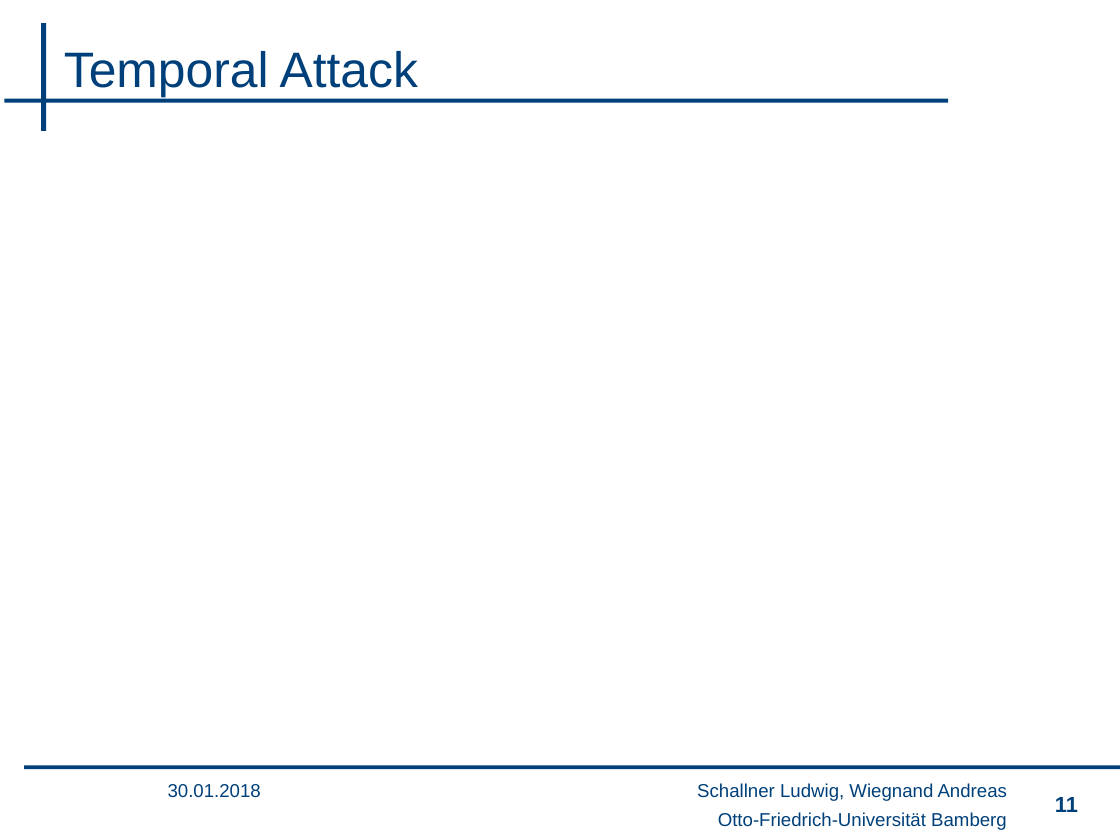
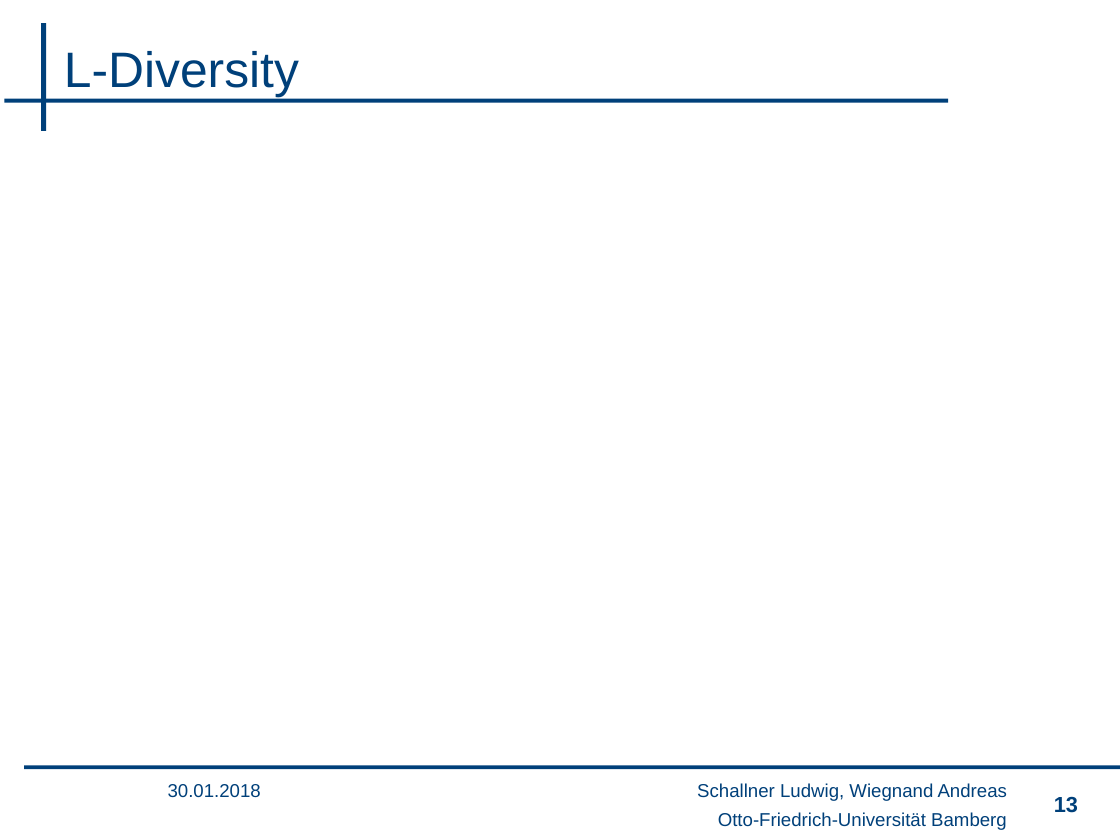
Before and after one commit to wsgan001/PSI-MSem, a slide deck: slide 13 of presentation/sicherheits_lu.pptx (slide 11 before the commit). Drawn at 1120x840 pixels with LibreOffice and Linux fonts; fonts in the diff are those of the drawing; grey boxes stand for pictures; background and template pictures are left out. Boxes give left, top, right and bottom in pixels: in the first picture for what was removed or moved away, otherwise in the second. Text is boxed around its words. In the diff, an @@ line names an element or a change of style, - is before the commit and + after.

```diff
--- a/presentation/sicherheits_lu.pptx
+++ b/presentation/sicherheits_lu.pptx
@@ title at <box>64,51,299,97</box>: text changed @@
-Temporal Attack
+L-Diversity
@@ page number at <box>1054,796,1078,813</box>: text changed @@
-11
+13
```
Also in this commit, not shown: 8 other slides changed, 1 slide added.
